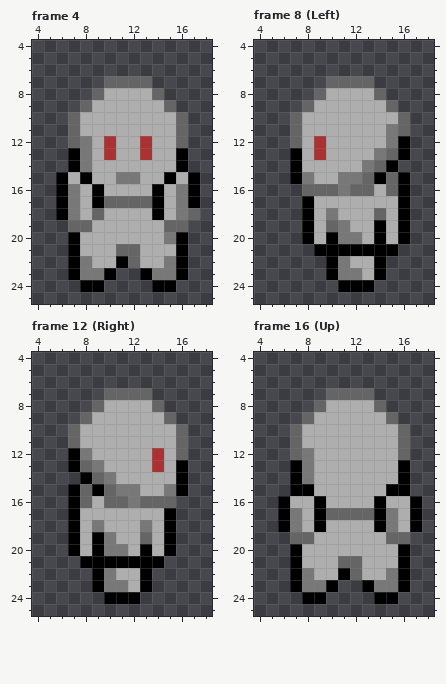
Pixel-art file, stored at Dungeon-Crawler (Godot)/dungeonCrawlerAssets/baseClass.aseprite. That is the earlier state.
24x30 pixels, 16 frames. Colours within 5 levels of each other are drawn and written as one. Shown: frame 4: x 4..18, y 4..25; frame 8 (Left): x 4..18, y 4..25; frame 12 (Right): x 4..18, y 4..25; frame 16 (Up): x 4..18, y 4..25.
After the commit:
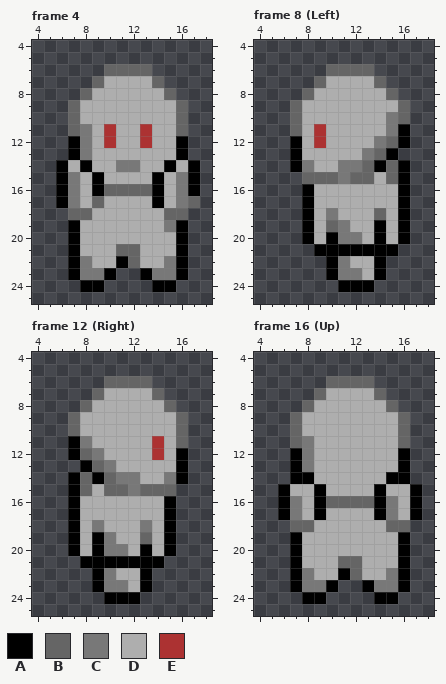
Palette (. is transparent): A #000000  B #656565  C #787878  D #aeaeae  E #ac3232
The exact change:
Frame 4:
y 6: x 10..13 .... -> BBBB
y 7: x 9..14 .BBBB. -> BDDDDB
y 8: x 8..9 .B -> BD; x 14..15 B. -> DB
y 9: x 7..8 .B -> BD; x 15..16 B. -> DB
y 11: x 8 D -> C; x 10 D -> E; x 13 D -> E
y 12: x 7 B -> A; x 16 B -> A
y 13: x 10 E -> D; x 13 E -> D
y 14: x 6..8 .AC -> ADA; x 11..12 DD -> CC; x 15..17 DA. -> ADA
y 15: x 7..9 DAD -> CDA; x 11..12 CC -> DD; x 14..16 DAD -> ADC
y 16: x 10..13 DDDD -> BBBB
y 17: x 9..13 ABBBB -> BDDDD; x 17 A -> B
y 18: x 6..9 ACDB -> .BBD; x 14..17 ADCB -> DBB.
y 19: x 7..8 BB -> AD; x 15..16 BB -> CA
y 20: x 15 C -> D
Frame 8 (Left):
y 6: x 10..13 .... -> BBBB
y 7: x 9..14 .BBBB. -> BDDDDB
y 8: x 8..9 .B -> BD; x 14..15 B. -> DB
y 9: x 7..8 .B -> BD; x 15..16 B. -> DB
y 10: x 15 D -> C
y 11: x 9 D -> E; x 16 B -> A
y 12: x 7 B -> A; x 14..15 DC -> CB
y 13: x 9 E -> D; x 13..16 DCBA -> CBA.
y 14: x 8 D -> C; x 11..16 DDCBA. -> CCBABA
y 15: x 7..10 ACDD -> .BBB; x 12 C -> B; x 14 A -> D
y 16: x 8..13 BBBCBB -> ADDDDD; x 15 B -> D
Frame 12 (Right):
y 6: x 10..13 .... -> BBBB
y 7: x 9..14 .BBBB. -> BDDDDB
y 8: x 8..9 .B -> BD; x 14..15 B. -> DB
y 9: x 7..8 .B -> BD; x 15..16 B. -> DB
y 11: x 7..8 BD -> AC; x 14 D -> E
y 12: x 8..9 CD -> BC; x 16 B -> A
y 13: x 7..10 ABCD -> .ABC; x 14 E -> D
y 14: x 7..12 .ABCDD -> ABABCC; x 15 D -> C
y 15: x 9 A -> D; x 11 C -> B; x 13..16 DDCA -> BBB.
y 16: x 8 B -> D; x 10..15 BBCBBB -> DDDDDA
Frame 16 (Up):
y 6: x 10..13 .... -> BBBB
y 7: x 9..14 .BBBB. -> BDDDDB
y 8: x 8..9 .B -> BD; x 14..15 B. -> DB
y 9: x 7..8 .B -> BD; x 15..16 B. -> DB
y 11: x 8 D -> C
y 12: x 7 B -> A; x 16 B -> A
y 14: x 8 C -> A; x 15 D -> A
y 15: x 6..9 .AAD -> ADDA; x 14..17 DAA. -> ADDA
y 16: x 7 D -> C; x 10..13 DDDD -> BBBB; x 15 D -> C
y 17: x 10..13 BBBB -> DDDD
y 18: x 6..9 ACDA -> .BBD; x 14..17 ACDA -> DBB.
y 19: x 7..8 BB -> AD; x 15..16 BB -> DA
Boxes around the changes in both pictures, in picture pixels (x1, y1, x2, y2):
changed: (56, 64, 200, 244)
changed: (290, 64, 410, 196)
changed: (68, 376, 188, 508)
changed: (278, 376, 422, 544)
